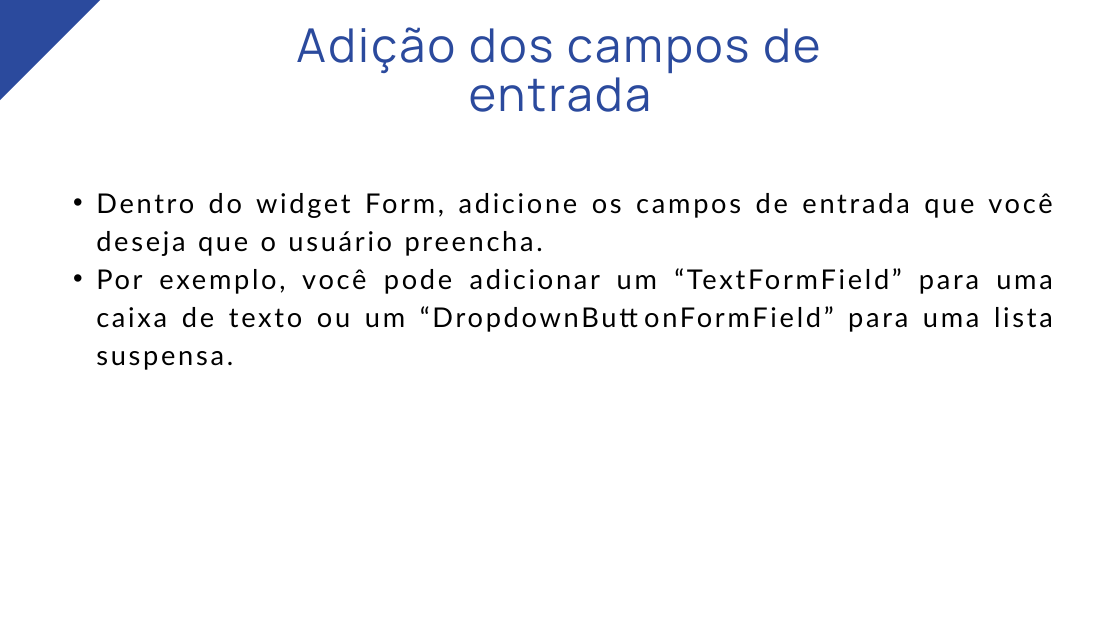
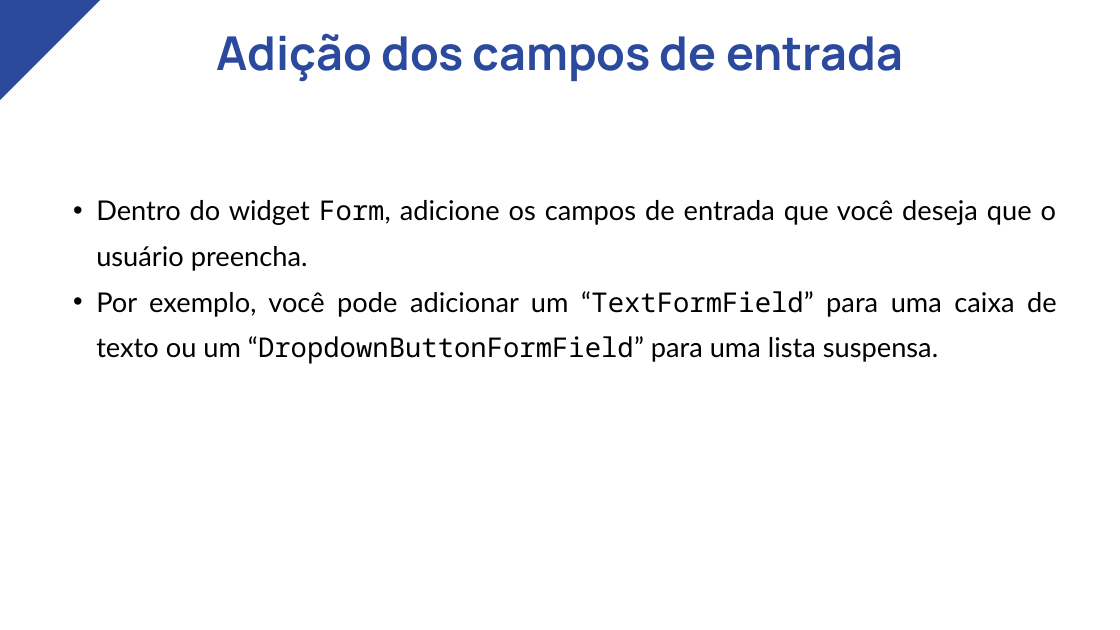
Before and after one commit to nataliascosta/Flutter, a slide deck: slide 5 of Módulo 08 - Formulários/Módulo VIII - Formulários.pptx. Drawn at 1120x630 pixels with LibreOffice and Linux fonts; fonts in the diff are those of the drawing. Boxes give left, top, right and bottom in pixels: in the first picture for what was removed or moved away, otherwise in the second. Text is boxed around its words. In the diff, an @@ line names an element or a change of style, - is before the commit and + after.

```diff
--- a/Módulo 08 - Formulários/Módulo VIII - Formulários.pptx
+++ b/Módulo 08 - Formulários/Módulo VIII - Formulários.pptx
@@ text "Adição dos campos de entrada": place and size @@
-text "Adição dos campos de entrada" at (296, 27, 820, 112)
+text "Adição dos campos de entrada" at (217, 33, 903, 82)
@@ text "Adição dos campos de entrada" at (217, 33, 903, 82): letter spacing 3 to 0 pt, bold on; line spacing 63pt to 1.05 @@
@@ text "Dentro do widget Form, adicione ..." at (96, 200, 1057, 363): font Lato to Noto Sans Mono in "Form,", "“TextFormField” “DropdownButtonFormField”"; letter spacing 3.5 to 0 pt; line spacing 49pt to 1.4 @@
```
Also in this commit, not shown: 11 other slides changed, 2 other files.
